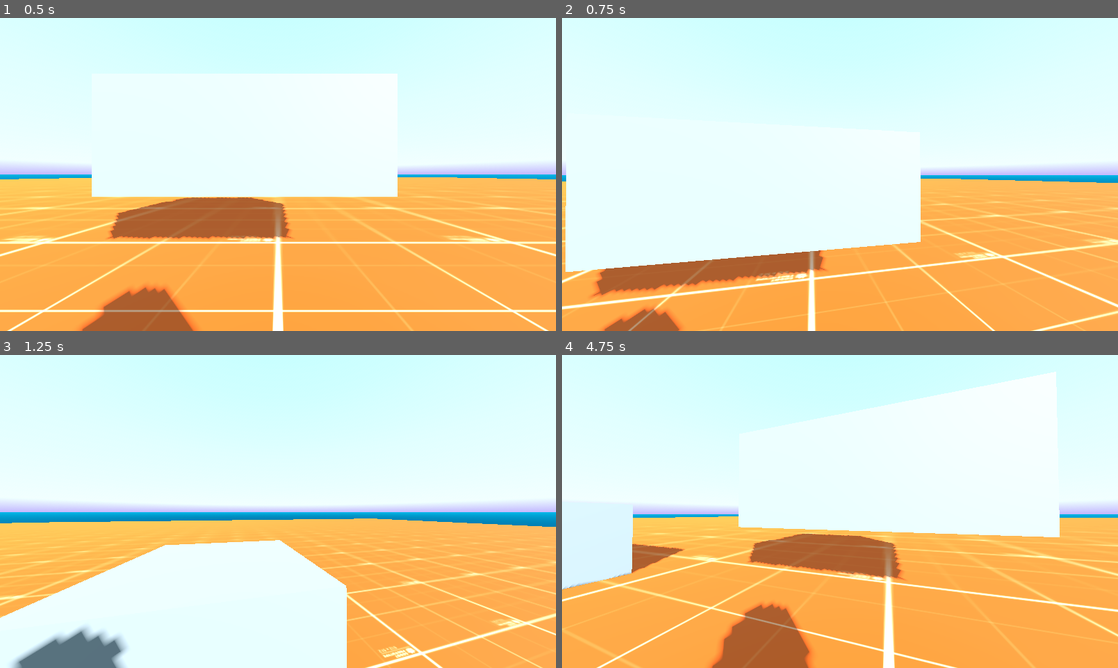
Above: before the commit, frames 1-4 (two rows, left to right).
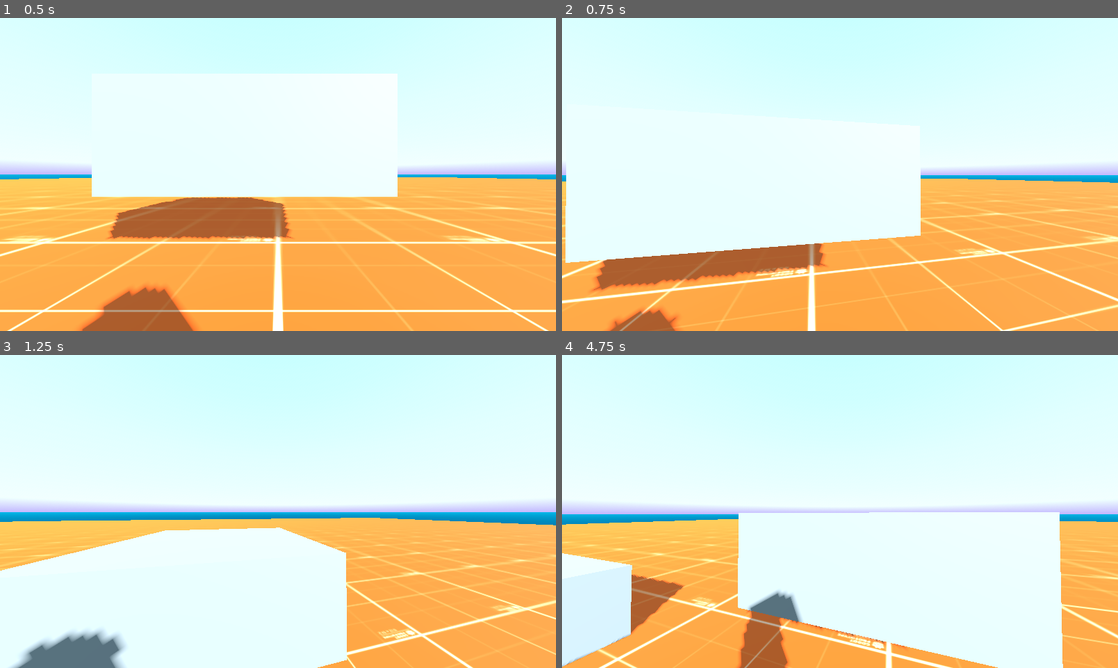
Above: after the commit, the same moments.

Repository: init-Sense/octant
Game: Godot game, scene res://scenes/octagon.tscn
The game is run twice, just before and just after one commit, with the same random seed, the same clock (stepped at 60 frames per second) and the same inputs. A sky picture missing from this copy of the repository is replaced by a grey-blue gradient.
Inputs (mouse positions are in pixels of both pictures, inside the frame that each line leads up to):
- Up to frame 1 (0.5 s): no input
- Up to frame 2 (0.75 s): move the mouse to (867, 174) at 0.52 s; hold Q (debug_crouch_up) from 0.53 s (still down); tap Space (jump) at 0.6 s
- Up to frame 3 (1.25 s): keep holding Q (debug_crouch_up); tap Space (jump) at 0.77, 1.07 s
- Up to frame 4 (4.75 s): keep holding Q (debug_crouch_up); move the mouse to (812, 511) at 1.27 s; tap Shift (sprint) at 1.35, 2.85, 4.35 s; tap Space (jump) at 1.52, 1.55, 1.82, 2.1, 3.02, 3.05, 3.32, 3.6, 3.77, 4.07, 4.52, 4.55 s; move the mouse to (851, 505) at 2.02 s; move the mouse to (834, 517) at 2.77 s; move the mouse to (878, 514) at 3.52 s; move the mouse to (795, 508) at 4.27 s

Frame 1 is identical in both runs. In frame 2, 6.8% of the frame differs, in the area x 0-100%, y 51-100%; in frame 3, 8.6%; in frame 4, 35%, in the area x 0-100%, y 5-100%.

Commit message:
refactor: Jump inertia

Diff:
--- a/scripts/player/camera.gd
+++ b/scripts/player/camera.gd
@@ -44,7 +44,7 @@
 
 
 #region PROCESS
-func _process(delta):
+func _process(_delta):
 	rotation.y = lerp_angle(rotation.y, target_rotation.y, smoothness)
 	rotation.x = lerp(rotation.x, target_rotation.x, smoothness)
 #endregion
--- a/scripts/player/jump.gd
+++ b/scripts/player/jump.gd
@@ -10,10 +10,10 @@
 
 
 #region CONSTANTS
-const JUMPING_SPEED: float = 8.0
+const JUMPING_SPEED: float = 7.0
 const MIN_INERTIA_FACTOR: float = 0.6
 const MAX_INERTIA_FACTOR: float = 0.9
-const INERTIA_DECELERATION: float = 3.0
+const INERTIA_DECELERATION: float = 2.0
 #endregion
 
 
@@ -48,7 +48,7 @@
 		var inertia_factor = lerp(MIN_INERTIA_FACTOR, MAX_INERTIA_FACTOR, speed_factor)
 
 		jump_inertia = Vector2(direction.velocity_vector.x, direction.velocity_vector.z) * inertia_factor
-		emit_signal("jumped")  # Emit the jumped signal
+		emit_signal("jumped")
 
 
 func handle_jump() -> void:
